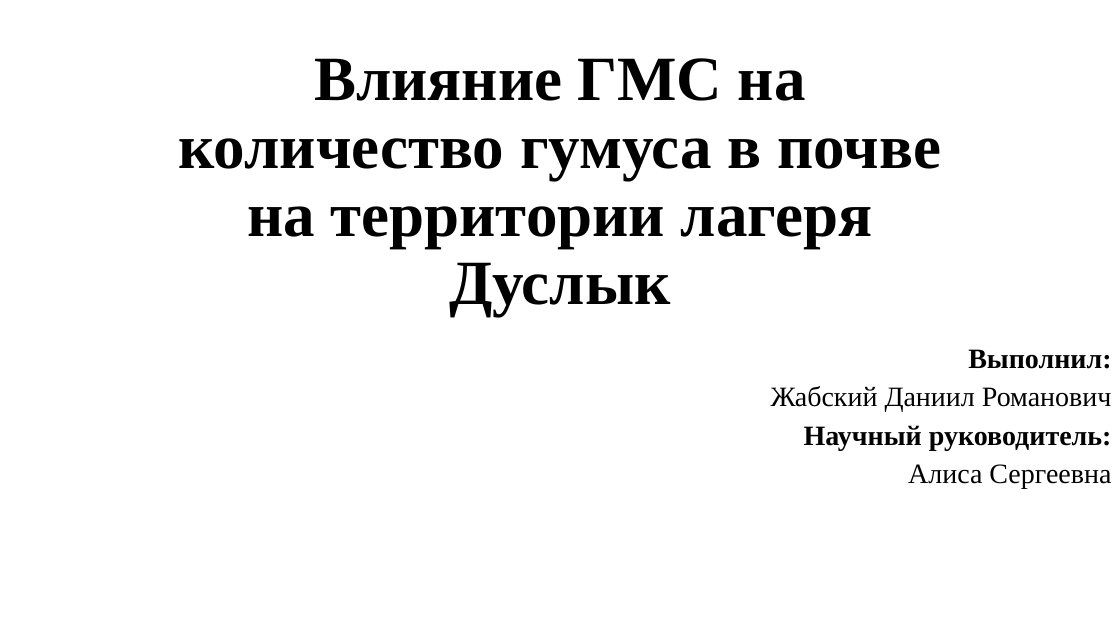
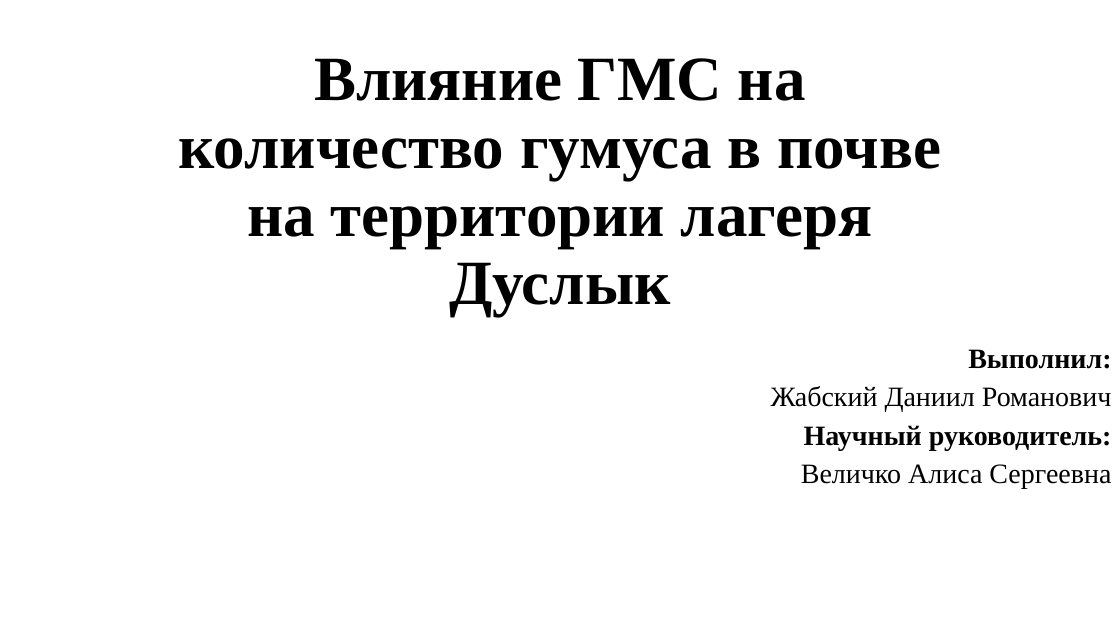
Before and after one commit to Zhabich12/PochvaZZZ, a slide deck: slide 1 of презентация PochaZZZ.pptx. Drawn at 1120x630 pixels with LibreOffice and Linux fonts; fonts in the diff are those of the drawing. Boxes give left, top, right and bottom in pixels: in the first picture for what was removed or moved away, otherwise in the second. Text is boxed around its words. In the diff, an @@ line names an element or a change of style, - is before the commit and + after.

```diff
--- a/презентация PochaZZZ.pptx
+++ b/презентация PochaZZZ.pptx
@@ subtitle at (801,464,1111,489): text changed @@
-Алиса Сергеевна
+Величко Алиса Сергеевна
```
Also in this commit, not shown: 2 other slides changed, 4 slides added.
